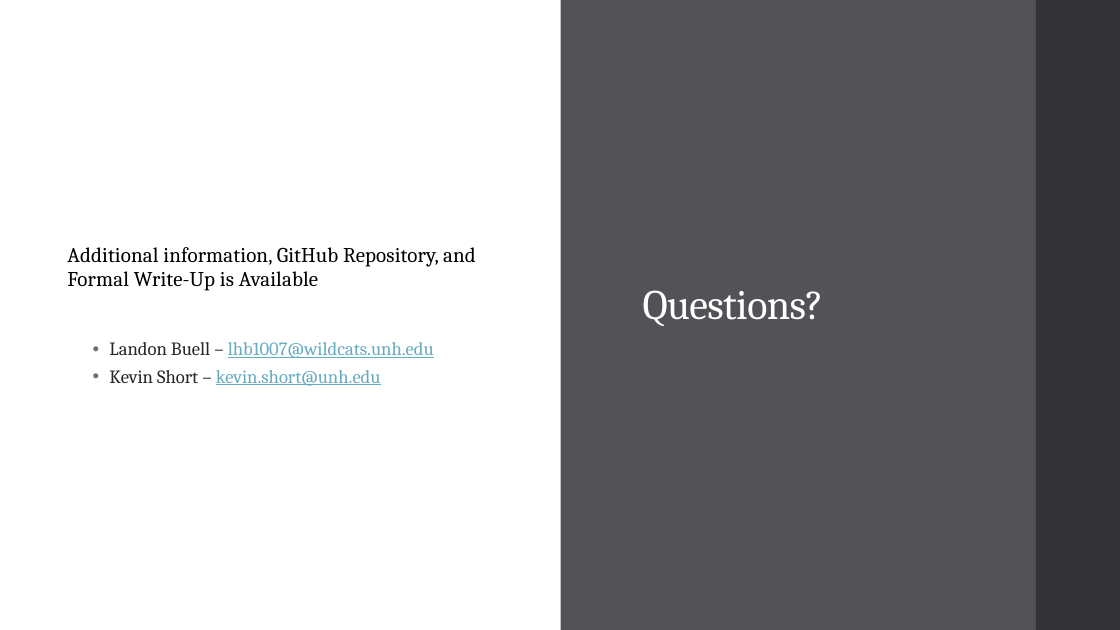
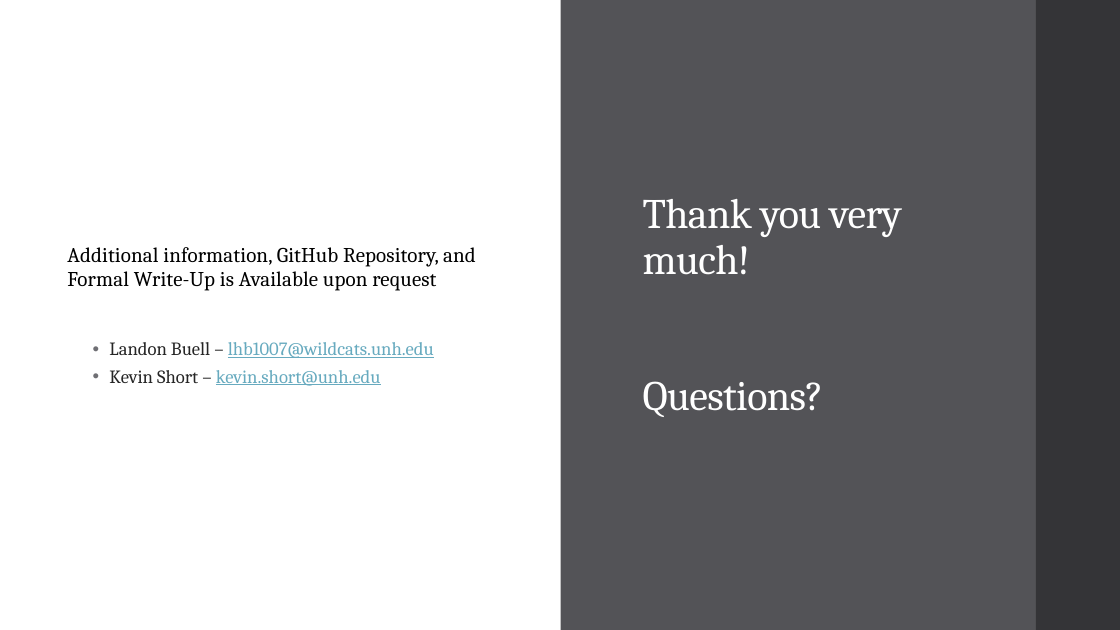
Before and after one commit to landonbuell/Buell-Senior-Thesis, a slide deck: slide 29 of JMMPaper/Musical Instrument Classification Using a Hybrid Neural Network BuellShortv1.pptx (slide 30 before the commit). Drawn at 1120x630 pixels with LibreOffice and Linux fonts; fonts in the diff are those of the drawing. Boxes give left, top, right and bottom in pixels: in the first picture for what was removed or moved away, otherwise in the second. Text is boxed around its words. In the diff, an @@ line names an element or a change of style, - is before the commit and + after.

```diff
--- a/JMMPaper/Musical Instrument Classification Using a Hybrid Neural Network BuellShortv1.pptx
+++ b/JMMPaper/Musical Instrument Classification Using a Hybrid Neural Network BuellShortv1.pptx
@@ title at [643, 199, 902, 417]: text changed @@
-Questions?
+Thank you very much!
+Questions?
@@ text at [67, 247, 476, 291]: text changed @@
-Additional information, GitHub Repository, and Formal Write-Up is Available
+Additional information, GitHub Repository, and Formal Write-Up is Available upon request
```
Also in this commit, not shown: 10 other slides changed, 2 slides added, 2 slides removed, 7 other files.
